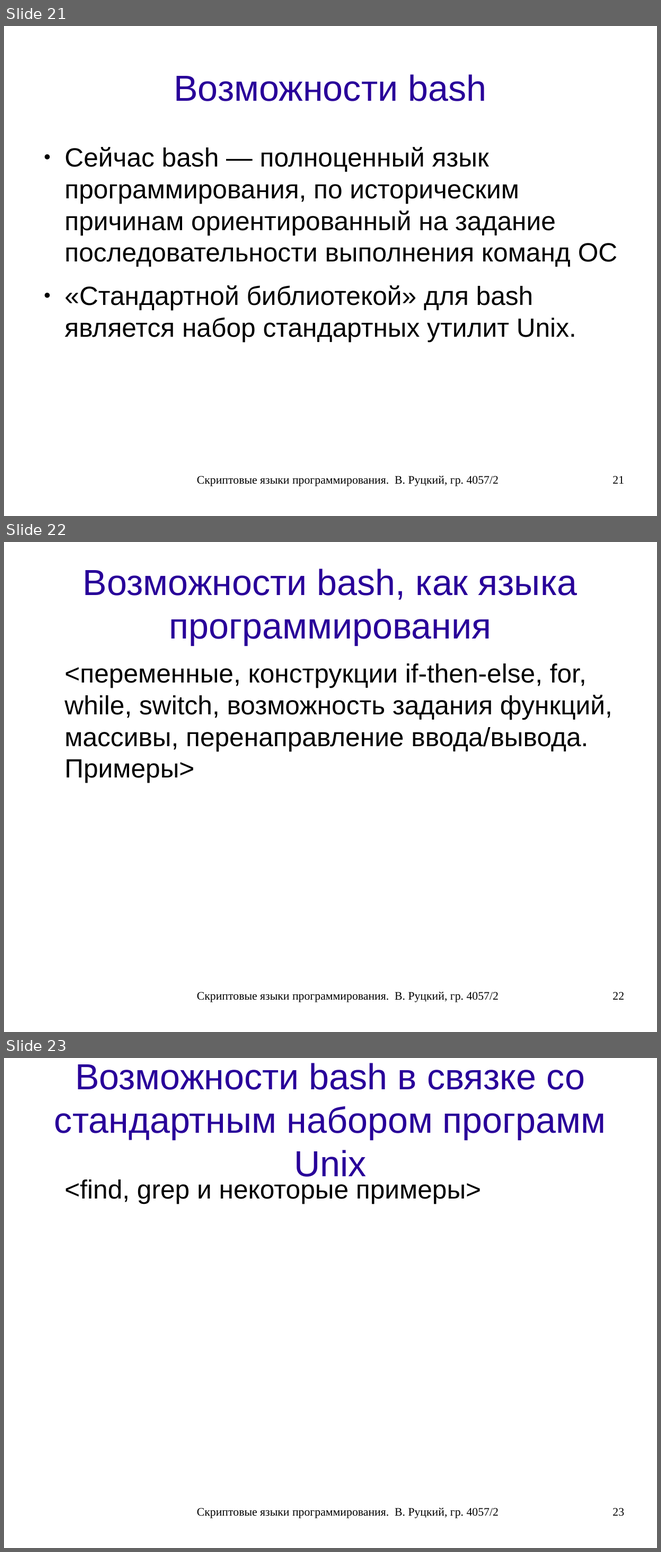
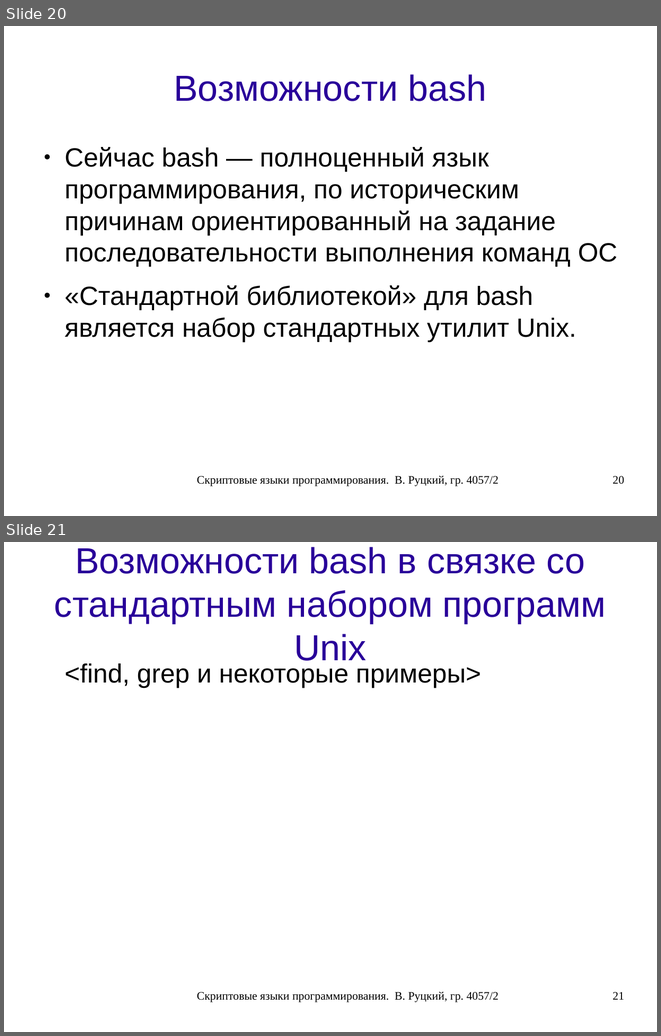
Before and after one commit to rutsky/semester07, a slide deck: Operation_systems/scripting_languages/40572_Rutsky_Scripting_languages.odp. Shown one above the other, each under a label of ours: slides 21, 22 and 23 before the commit, slides 20 and 21 after it. The pictures are 661x1552 and 661x1036 pixels, drawn with LibreOffice and Linux fonts; fonts in the diff are those of the drawing. Boxes give left, top, right and bottom in pixels: in the first picture for what was removed or moved away, otherwise in the second. Text is boxed around its words. In the diff, an @@ line names an element or a change of style, - is before the commit and + after.

```diff
--- a/Operation_systems/scripting_languages/40572_Rutsky_Scripting_languages.odp
+++ b/Operation_systems/scripting_languages/40572_Rutsky_Scripting_languages.odp
@@ slide 22 removed at (x1=4, y1=542, x2=657, y2=1032), background #FFFFFF @@
@@ title removed at (x1=83, y1=568, x2=577, y2=645) @@
-Возможности bash, как языка программирования
@@ text removed at (x1=64, y1=663, x2=612, y2=783) @@
-<переменные, конструкции if-then-else, for, while, switch, возможность задания функций, массивы, перенаправление ввода/вывода. Примеры>
@@ text removed at (x1=197, y1=991, x2=498, y2=1002) @@
-Скриптовые языки программирования. В. Руцкий, гр. 4057/2
@@ page number removed at (x1=612, y1=991, x2=624, y2=999) @@
-22
@@ what was slide 21 is now slide 20 @@
@@ page number at (x1=612, y1=475, x2=624, y2=484): text changed @@
-21
+20
@@ what was slide 23 is now slide 21 @@
@@ page number at (x1=612, y1=991, x2=624, y2=999): text changed @@
-23
+21
```
Also in this commit, not shown: 3 slides changed, 2 other slides removed.
